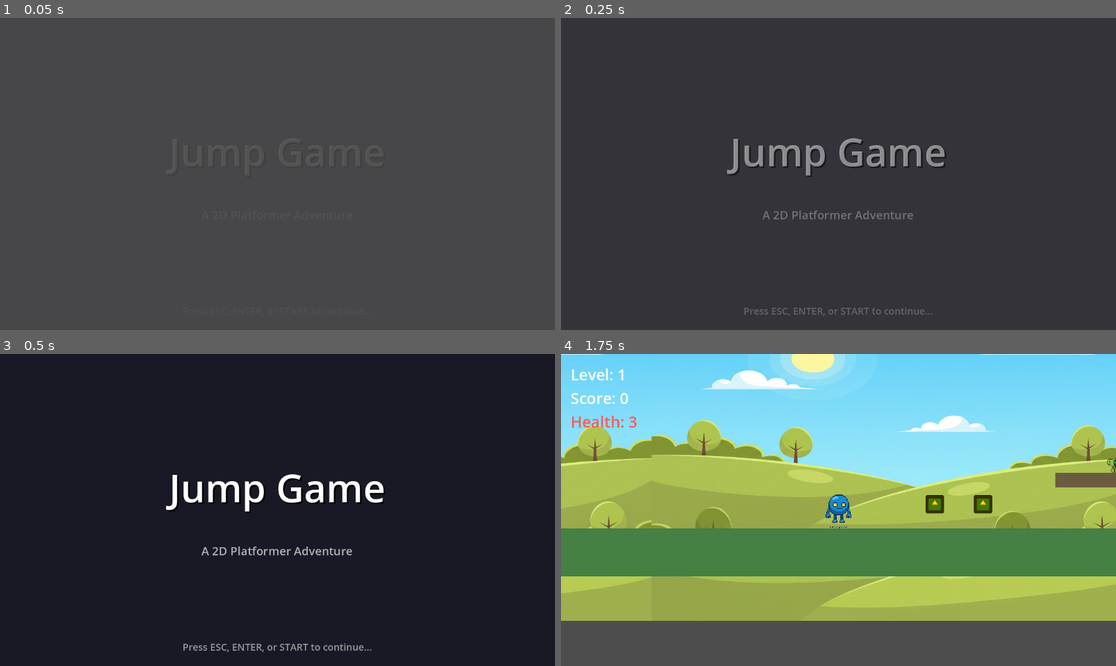
Above: before the commit, frames 1-4 (two rows, left to right).
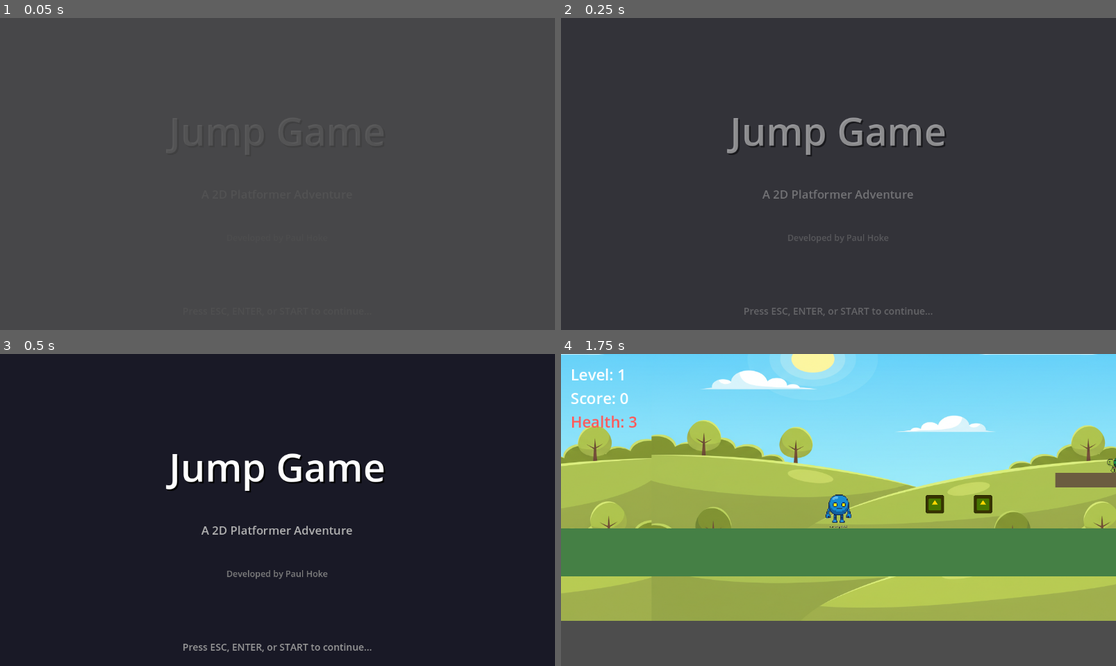
Above: after the commit, the same moments.

Repository: Paul-Hoke/2d-scroller-game
Game: Godot game, scene res://scenes/ui/SplashScreen.tscn
The game is run twice, just before and just after one commit, with the same random seed, the same clock (stepped at 60 frames per second) and the same inputs. The engine's default icon, where the game draws it, is replaced by a stand-in: a white triangle on a blue panel in a dark square.
Inputs:
- Up to frame 1 (0.05 s): no input
- Up to frame 2 (0.25 s): no input
- Up to frame 3 (0.5 s): no input
- Up to frame 4 (1.75 s): tap Enter (ui_accept) at 0.5 s; hold D (move_right) 0.53-1.25 s; tap Space (jump) at 0.77 s; click "Start Game" at 1.25 s

The runs differ from the first frame. In frame 1, less than 0.1% of the frame differs, in the area x 31-68%, y 39-44%; in frame 2, 3.4%; in frame 3, 3.9%, in the area x 29-70%, y 31-73%; in frame 4, nothing differs.

Commit message:
Add developer credit and extend splash screen display time
Updated splash screen with developer attribution and longer display:
- Added "Developed by Paul Hoke" label below game subtitle
- Increased display time from 3 to 5 seconds
- Maintains skip functionality (ESC, ENTER, or START)
- Styled developer credit with subtle gray color

Co-Authored-By: Claude Sonnet 4.5 <noreply@anthropic.com>

Diff:
--- a/scenes/ui/SplashScreen.tscn
+++ b/scenes/ui/SplashScreen.tscn
@@ -48,6 +48,13 @@
 text = "A 2D Platformer Adventure"
 horizontal_alignment = 1
 
+[node name="DeveloperLabel" type="Label" parent="CenterContainer/VBoxContainer"]
+layout_mode = 2
+theme_override_colors/font_color = Color(0.5, 0.5, 0.5, 1)
+theme_override_font_sizes/font_size = 18
+text = "Developed by Paul Hoke"
+horizontal_alignment = 1
+
 [node name="BottomMargin" type="MarginContainer" parent="."]
 layout_mode = 1
 anchors_preset = 12
--- a/scripts/ui/SplashScreen.gd
+++ b/scripts/ui/SplashScreen.gd
@@ -1,7 +1,7 @@
 extends Control
 
 @export var title_screen_path: String = "res://scenes/ui/TitleScreen.tscn"
-@export var display_time: float = 3.0
+@export var display_time: float = 5.0
 
 var elapsed_time: float = 0.0
 
